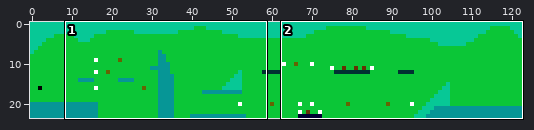
Sprite sheet: src/utils/res/level3/levelData.png. The picture above shows the old version from afar; the outline marks the close-up.
Close-up. As it was:
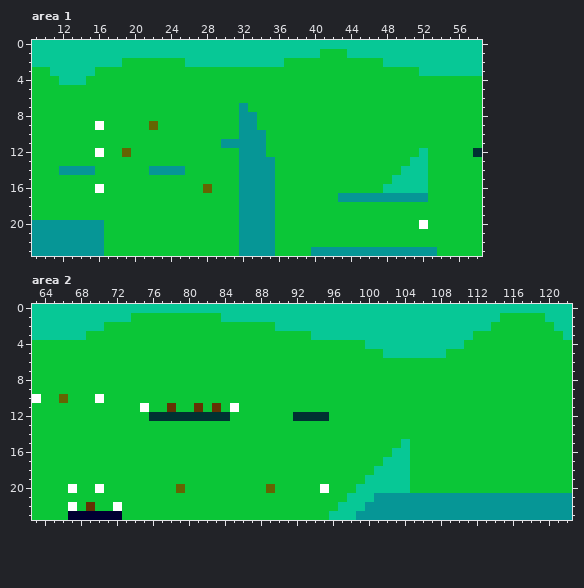
The file is 123x24 pixels. Colours within 5 levels of each other are drawn and written as one. Shown: area 1: x 9..58, y 0..23; area 2: x 63..122, y 0..23.
New version:
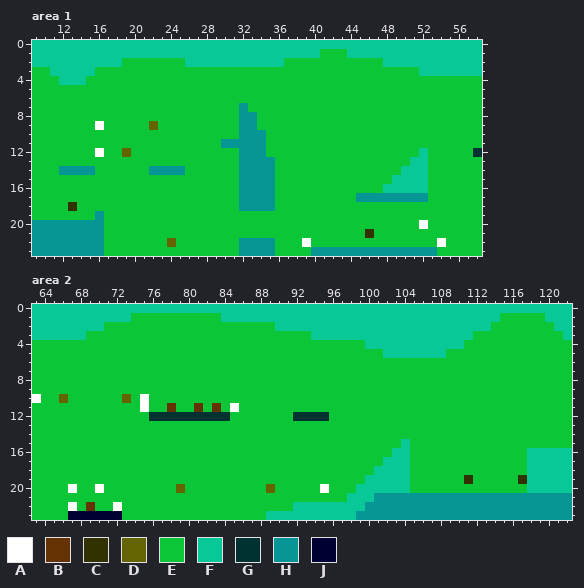
Palette (. is transparent): A #ffffff  B #643203  C #323201  D #646402  E #0bc637  F #07c896  G #003232  H #069696  J #000032
The exact change:
Area 1:
y 16: x 16 A -> E; x 28 D -> E
y 17: x 43..44 HH -> EE
y 18: x 13 E -> C
y 19: x 16 E -> H; x 32..35 HHHH -> EEEE
y 20: x 32..35 HHHH -> EEEE
y 21: x 32..35 HHHH -> EEEE; x 46 E -> C
y 22: x 24 E -> D; x 39 E -> A; x 54 E -> A
Area 2:
y 10: x 70 A -> E; x 73 E -> D; x 75 E -> A
y 16..18: x 118..122 EEEEE -> FFFFF
y 19: x 111 E -> C; x 117..122 EEEEEE -> CFFFFF
y 20: x 118..122 EEEEE -> FFFFF
y 22: x 92..96 EEEEE -> FFFFF
y 23: x 89..95 EEEEEEE -> FFFFFFF
